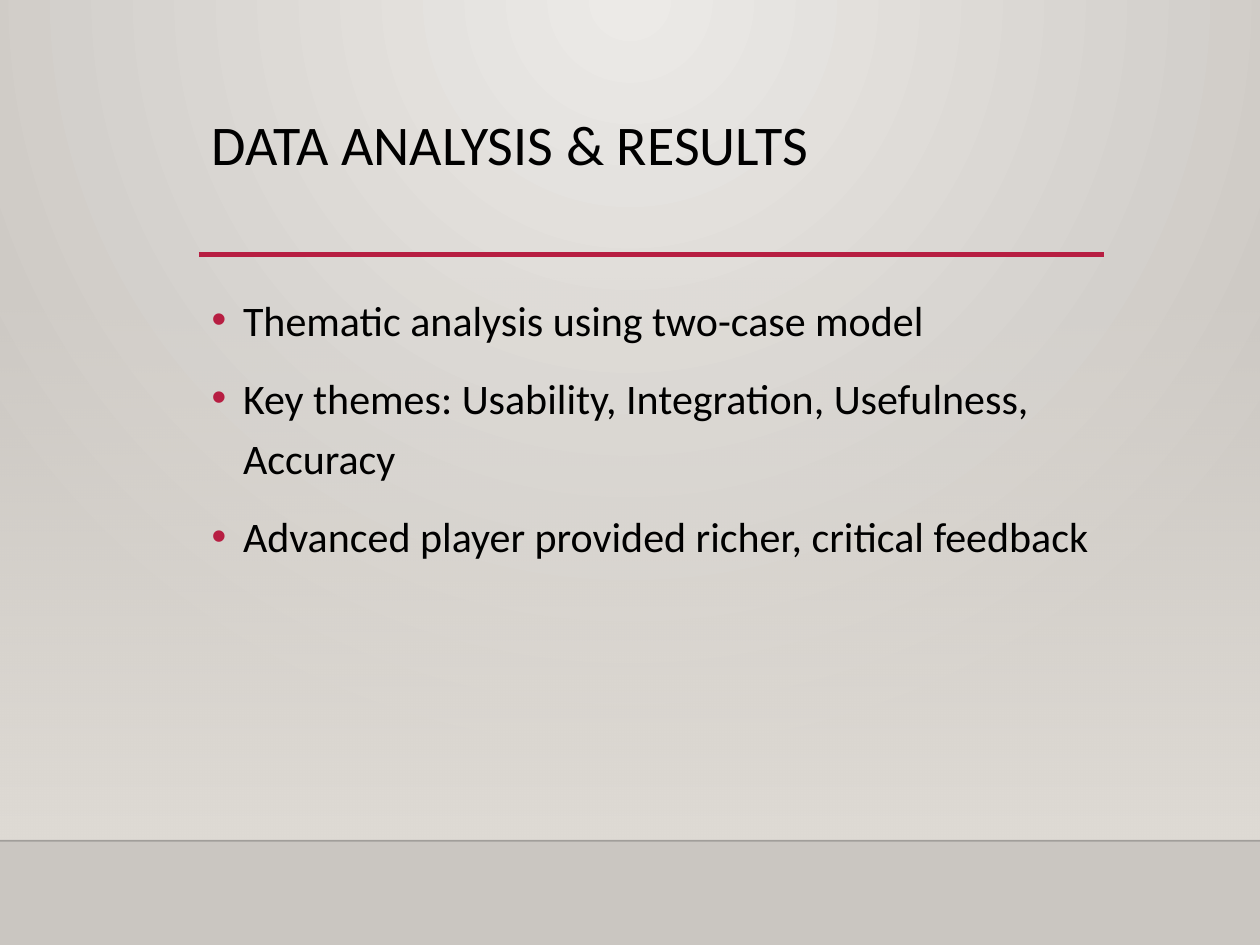
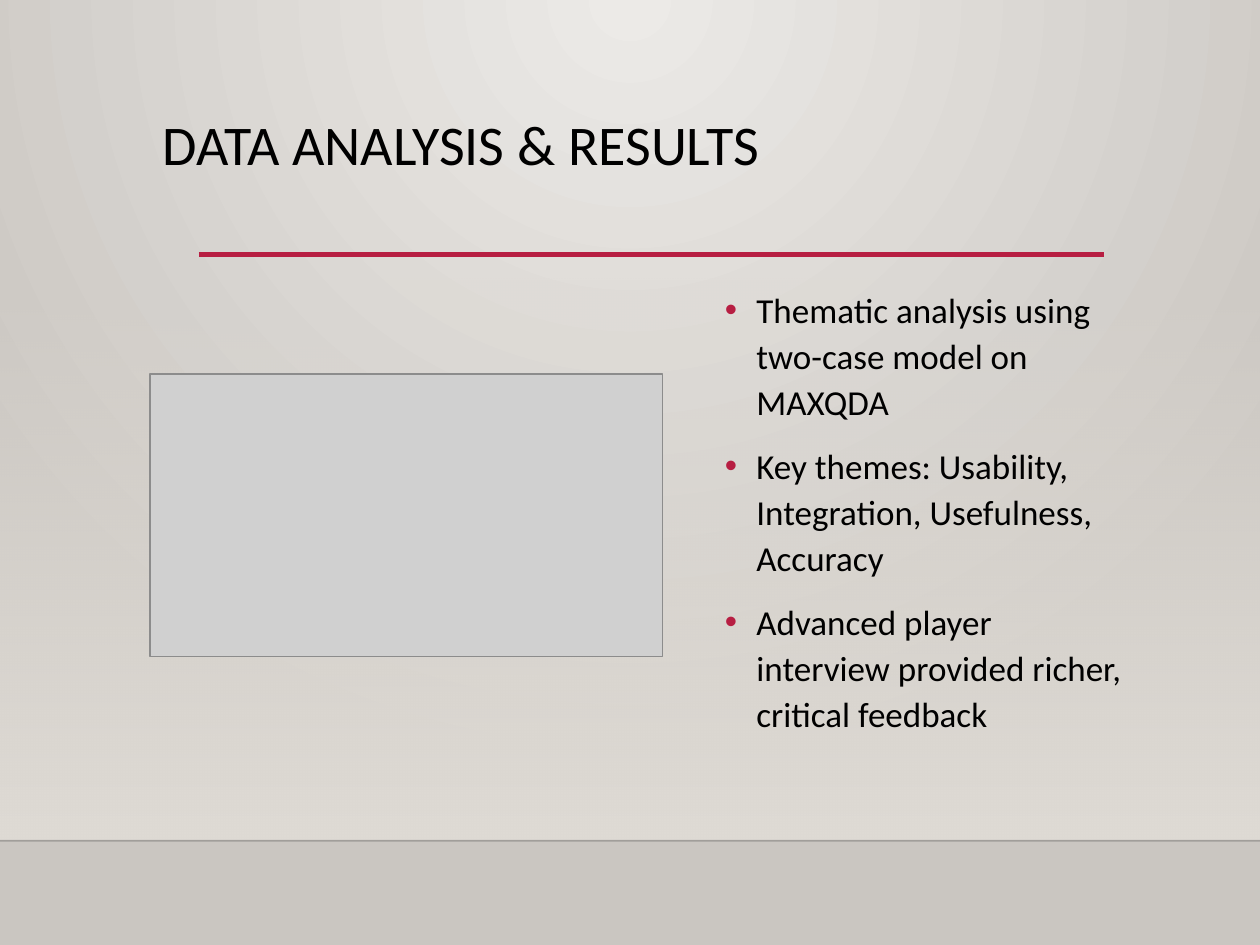
Before and after one commit to LeeLawliet/24_25_RD2, a slide deck: slide 5 of Oral_Review_Presentation_Lee_Xerri.pptx (slide 4 before the commit). Drawn at 1260x945 pixels with LibreOffice and Linux fonts; fonts in the diff are those of the drawing; grey boxes stand for pictures; background and template pictures are left out. Boxes give left, top, right and bottom in pixels: in the first picture for what was removed or moved away, otherwise in the second. Text is boxed around its words. In the diff, an @@ line names an element or a change of style, - is before the commit and + after.

```diff
--- a/Oral_Review_Presentation_Lee_Xerri.pptx
+++ b/Oral_Review_Presentation_Lee_Xerri.pptx
@@ title "DATA ANALYSIS & RESULTS": place and size @@
-title "DATA ANALYSIS & RESULTS" at [212,128,808,166]
+title "DATA ANALYSIS & RESULTS" at [163,128,759,166]
@@ text "Thematic analysis using two-case model ...": place and size @@
-text "Thematic analysis using two-case model ..." at [243,307,1089,559]
+text "Thematic analysis using two-case model ..." at [756,298,1121,728]
@@ text at [756,298,1090,420]: text changed; size 24 to 20 pt @@
-• Thematic analysis using two-case model
+• Thematic analysis using two-case model on MAXQDA
@@ picture added at [150,374,663,658] @@
@@ text at [756,454,1092,577]: size 24 to 20 pt in "Key themes: Usability, Integration, Usefulness, Accuracy"; line spacing 1.2 to 1.1 @@
@@ text at [756,610,1121,728]: text changed; size 24 to 20 pt @@
-• Advanced player provided richer, critical feedback
+• Advanced player interview provided richer, critical feedback
```
Also in this commit, not shown: 2 other slides changed, 3 slides added, 1 slide removed, 34 other files.
